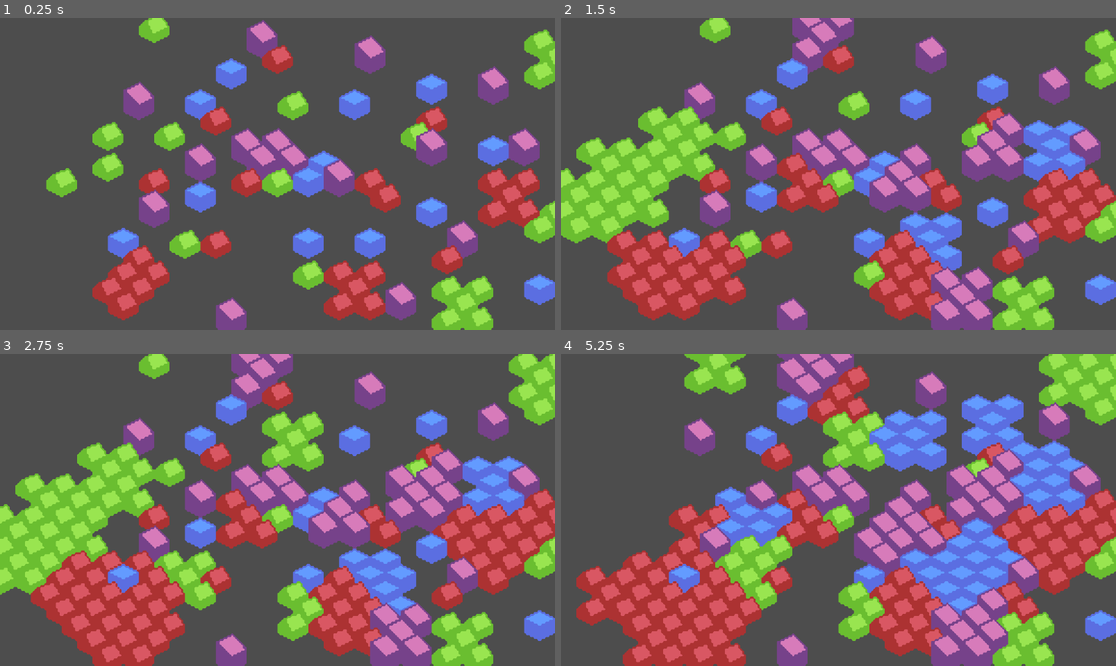
Above: before the commit, frames 1-4 (two rows, left to right).
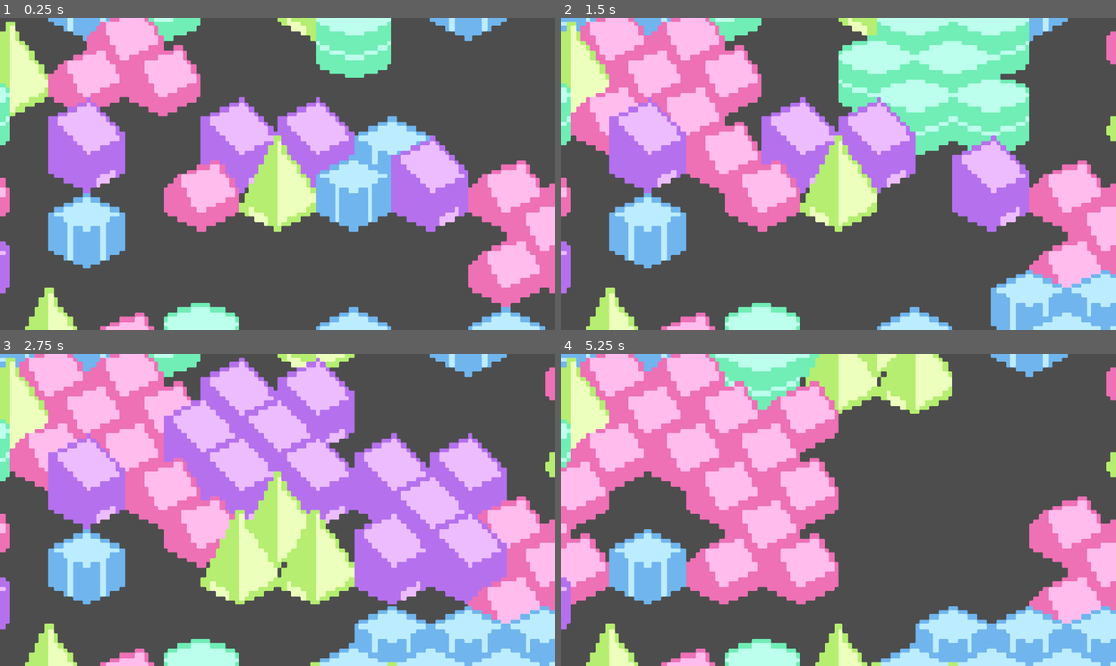
Above: after the commit, the same moments.

Repository: mudziok/destruction
Game: Godot game, scene res://main.tscn
Two runs of this game, one before a commit and one after it. Both use one fixed random seed, a clock stepped at 60 frames per second and the inputs below. The project has no main scene, so this scene is started directly.
Inputs (mouse positions are in pixels of both pictures, inside the frame that each line leads up to):
- Up to frame 1 (0.25 s): no input
- Up to frame 2 (1.5 s): move the mouse to (960, 158) at 0.52 s; click (960, 158) at 0.67 s; move the mouse to (727, 189) at 1.27 s; click (727, 189) at 1.42 s
- Up to frame 3 (2.75 s): move the mouse to (333, 441) at 2.02 s; click (333, 441) at 2.17 s
- Up to frame 4 (5.25 s): move the mouse to (810, 572) at 2.77 s; click (810, 572) at 2.92 s; move the mouse to (1005, 556) at 3.52 s; click (1005, 556) at 3.67 s; move the mouse to (672, 463) at 4.27 s; click (672, 463) at 4.42 s; move the mouse to (866, 510) at 5.02 s; click (866, 510) at 5.17 s

The runs differ from the first frame. In frame 1, 59% of the frame differs, in the area x 0-100%, y 0-100%; in frame 2, 79%; in frame 3, 84%; in frame 4, 85%.

Commit message:
Sprites

Diff:
--- a/game.tscn
+++ b/game.tscn
@@ -1,15 +1,16 @@
 [gd_scene load_steps=5 format=4 uid="uid://ddr44wetit1rm"]
 
-[ext_resource type="Texture2D" uid="uid://bg7t0fbendki3" path="res://sprites/houses.png" id="1_y0o57"]
+[ext_resource type="Texture2D" uid="uid://daveui1y4amdc" path="res://sprites/houses_dark_windows.png" id="1_4q1uc"]
 [ext_resource type="Script" path="res://tile_map_layer.gd" id="2_6rhak"]
 
 [sub_resource type="TileSetAtlasSource" id="TileSetAtlasSource_hkfhx"]
-texture = ExtResource("1_y0o57")
+texture = ExtResource("1_4q1uc")
 texture_region_size = Vector2i(16, 24)
 0:0/0 = 0
 1:0/0 = 0
 2:0/0 = 0
 3:0/0 = 0
+4:0/0 = 0
 
 [sub_resource type="TileSet" id="TileSet_g3aor"]
 tile_shape = 1
@@ -18,11 +19,12 @@
 [node name="Game" type="Node2D"]
 
 [node name="Camera2D" type="Camera2D" parent="."]
+zoom = Vector2(2.475, 2.475)
 
 [node name="TileMapLayer" type="TileMapLayer" parent="."]
 y_sort_enabled = true
 texture_filter = 1
-tile_map_data = PackedByteArray("AAD+////AQAAAAAAAAD/////AQA …(879 unchanged characters)… AAAAAAAAD6/wcAAQAAAAAAAAD7/wYAAQAAAAAAAAA=")
+tile_map_data = PackedByteArray("AAD+////AQAAAAAAAAD/////AQA …(879 unchanged characters)… AAAAAAAAD6/wcAAQAAAAAAAAD7/wYAAQAAAAAAAAD+/wMAAQAEAAAAAAAAAPv/AQAEAAAAAAAEAAAAAQAEAAAAAAD7//3/AQAEAAAAAAD+//r/AQAEAAAAAAA=")
 tile_set = SubResource("TileSet_g3aor")
 script = ExtResource("2_6rhak")
 
Binary file added: sprites/boom.aseprite
Binary file added: sprites/boom.gif
Binary file added: sprites/boom.png
Not shown, added: sprites/boom.png.import
Binary file added: sprites/boom_skinny.aseprite
Binary file added: sprites/boom_skinny.png
Not shown, added: sprites/boom_skinny.png.import
Binary file added: sprites/houses_WIP.png
Not shown, added: sprites/houses_WIP.png.import
Binary file added: sprites/houses_dark_windows.png
Not shown, added: sprites/houses_dark_windows.png.import
Binary file added: sprites/houses_light_windows.png
(and 1 more such lines)
